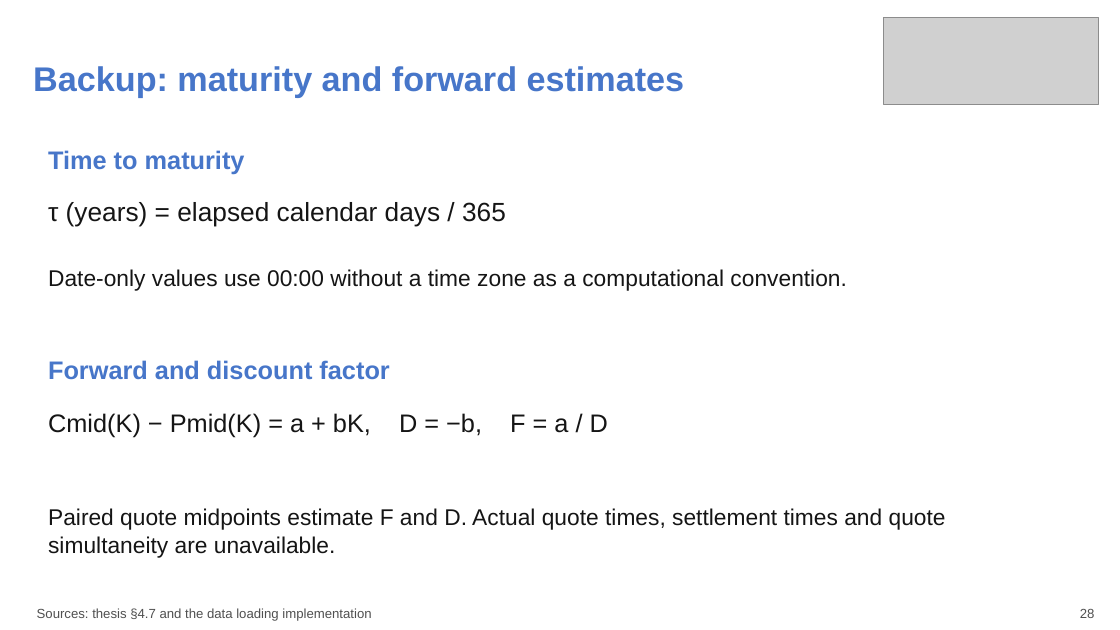
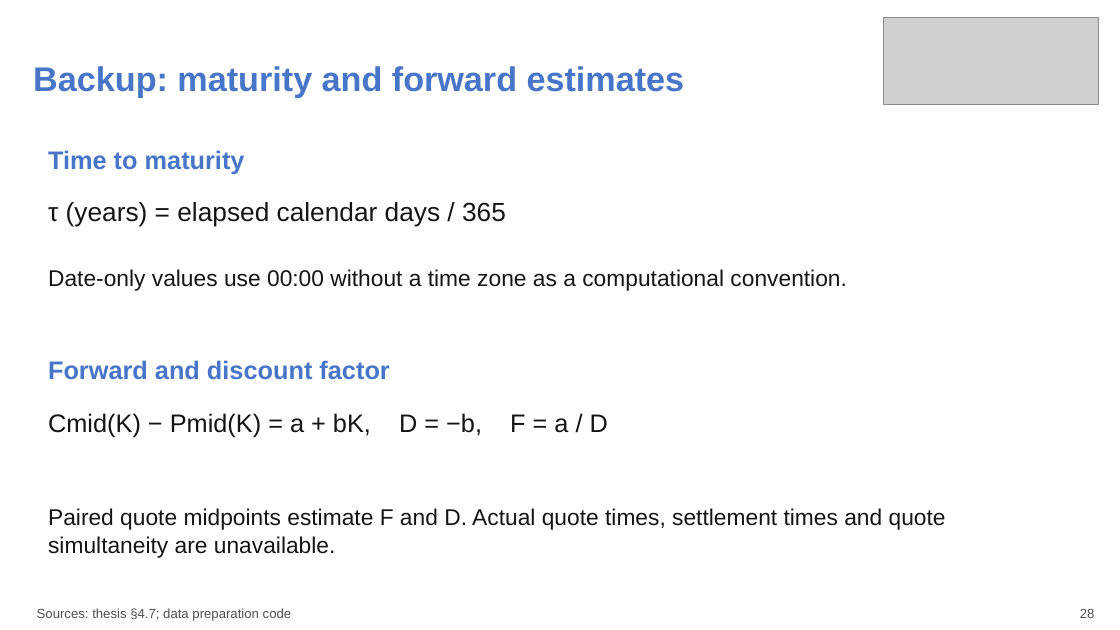
Before and after one commit to aniketnighot/conformal-prediction-thesis, a slide deck: slide 28 of presentations/thesis_defence_complete_verified.pptx. Drawn at 1120x630 pixels with LibreOffice and Linux fonts; fonts in the diff are those of the drawing; grey boxes stand for pictures. Boxes give left, top, right and bottom in pixels: in the first picture for what was removed or moved away, otherwise in the second. Text is boxed around its words. In the diff, an @@ line names an element or a change of style, - is before the commit and + after.

Commit message:
Update thesis defence presentation references and caveats

```diff
--- a/presentations/thesis_defence_complete_verified.pptx
+++ b/presentations/thesis_defence_complete_verified.pptx
@@ text at (x1=37, y1=608, x2=292, y2=621): text changed @@
-Sources: thesis §4.7 and the data loading implementation
+Sources: thesis §4.7; data preparation code
```
Also in this commit, not shown: 28 other slides changed.
